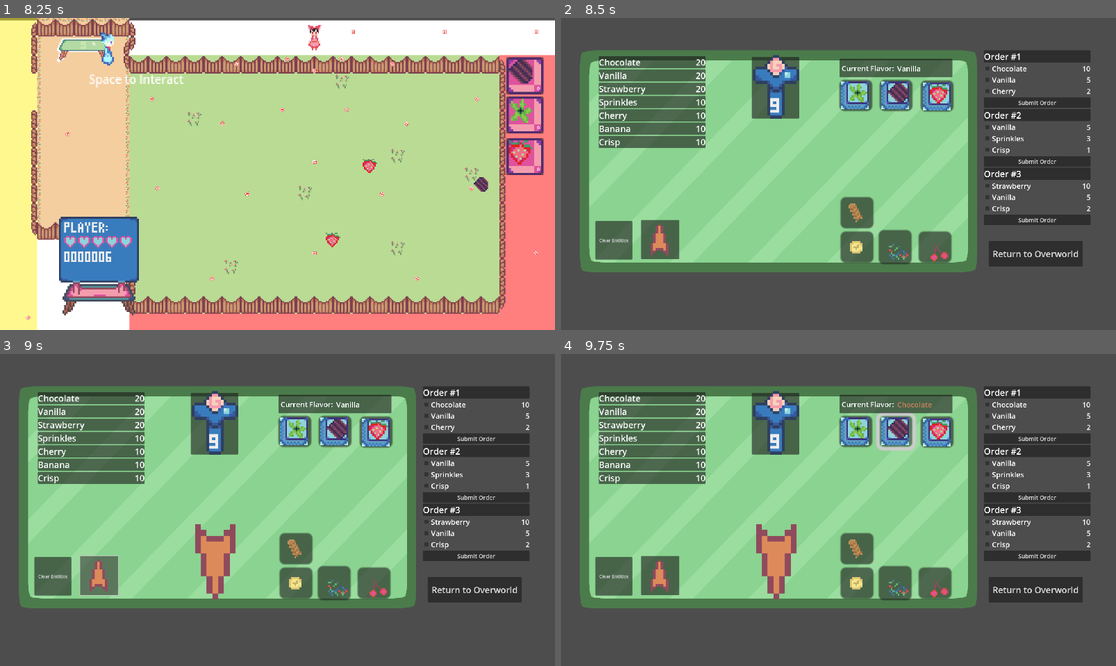
Above: before the commit, frames 1-4 (two rows, left to right).
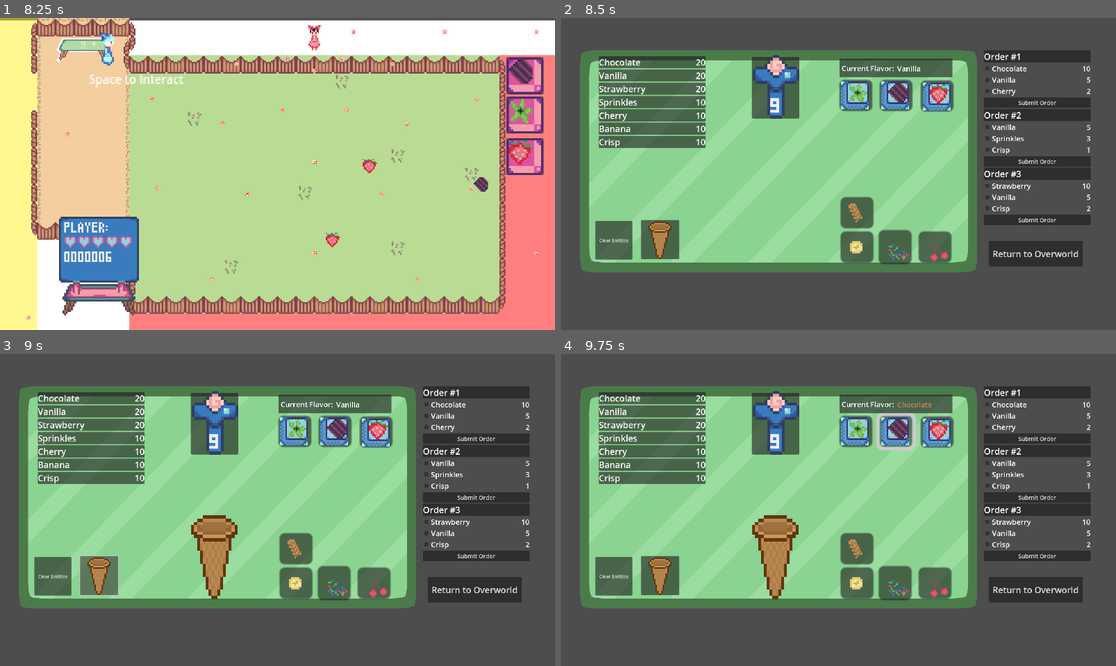
Above: after the commit, the same moments.

Repository: 2192375d/Touhou-Game-Jam-16-Cirno-s-Swirlaria
Game: Godot game, scene res://scenes/game_titlepage.tscn
The game is run twice, just before and just after one commit, with the same random seed, the same clock (stepped at 60 frames per second) and the same inputs.
Inputs (mouse positions are in pixels of both pictures, inside the frame that each line leads up to):
- Up to frame 1 (8.25 s): click "Start Game" at 0.5 s; tap Enter (ui_accept) at 1.25, 1.52, 2.27, 3.77, 4.52, 5.27, 6.77, 7.52 s; move the mouse to (399, 158) at 1.27 s; press the mouse at (399, 158) at 1.28 s; hold Right (ui_right) 1.28-2.03 s; move the mouse to (166, 189) at 2.02 s; release the mouse at (166, 189) at 2.03 s; hold Down (ui_down) 2.03-2.78 s; click (166, 189) at 2.1 s; move the mouse to (333, 105) at 2.77 s; press the mouse at (333, 105) at 2.78 s; hold Right (ui_right) 2.78-3.53 s; move the mouse to (249, 236) at 3.52 s; release the mouse at (249, 236) at 3.53 s; hold Up (ui_up) 3.53-4.28 s; click (249, 236) at 3.6 s; move the mouse to (444, 220) at 4.27 s; press the mouse at (444, 220) at 4.28 s; hold Left (ui_left) 4.28-5.78 s; move the mouse to (111, 127) at 5.02 s; release the mouse at (111, 127) at 5.03 s; click (111, 127) at 5.1 s; move the mouse to (305, 174) at 5.77 s; press the mouse at (305, 174) at 5.78 s; hold Down (ui_down) 5.78-6.53 s; move the mouse to (194, 96) at 6.52 s; release the mouse at (194, 96) at 6.53 s; hold Right (ui_right) 6.53-7.28 s; click (194, 96) at 6.6 s; move the mouse to (399, 158) at 7.27 s; press the mouse at (399, 158) at 7.28 s; hold Up (ui_up) 7.28-8.03 s; move the mouse to (166, 189) at 8.02 s; release the mouse at (166, 189) at 8.03 s; hold Right (ui_right) from 8.03 s (still down); click (166, 189) at 8.1 s
- Up to frame 2 (8.5 s): keep holding Right (ui_right); tap Enter (ui_accept) at 8.27 s
- Up to frame 3 (9 s): release Right (ui_right) at 8.75 s; click (99, 575) at 8.75 s
- Up to frame 4 (9.75 s): click (894, 432) at 9.5 s

Frame 1 is identical in both runs. In frame 2, 0.3% of the frame differs, in the area x 15-20%, y 65-78%; in frame 3, 1.8%, in the area x 15-43%, y 51-79%; in frame 4, 1.8%.

Commit message:
fix: fixing sprites for ream and cone

Diff:
--- a/scenes/game_tablemenu.tscn
+++ b/scenes/game_tablemenu.tscn
@@ -6,6 +6,8 @@
 [ext_resource type="Script" uid="uid://0nom2r2weapd" path="res://scripts/cream_raw.gd" id="3_a75m5"]
 [ext_resource type="Texture2D" uid="uid://32n2a0ujd5hy" path="res://assets/tablebg.png" id="3_xfssl"]
 [ext_resource type="Script" uid="uid://bm0saqtui60nh" path="res://scripts/orderpanel.gd" id="5_hf3yf"]
+[ext_resource type="Texture2D" uid="uid://dgnhenm28ax5t" path="res://assets/cone.png" id="5_khkxo"]
+[ext_resource type="Texture2D" uid="uid://d3x16qicq0heq" path="res://assets/poof.png" id="7_imbru"]
 
 [sub_resource type="TileSetAtlasSource" id="TileSetAtlasSource_kreb0"]
 texture = ExtResource("2_twdh5")
@@ -759,12 +761,10 @@
 offset_right = 409.0
 offset_bottom = 835.0
 
-[node name="TileMapLayer" type="TileMapLayer" parent="ConeDispenser"]
-position = Vector2(-3.789795, -4.691345)
-rotation = -3.1415925
-scale = Vector2(9, 8.532)
-tile_map_data = PackedByteArray(0, 0, 255, 255, 255, 255, 1, 0, 30, 0, 27, 0, 0, 0)
-tile_set = SubResource("TileSet_twdh5")
+[node name="Sprite2D" type="Sprite2D" parent="ConeDispenser"]
+position = Vector2(65, 60)
+scale = Vector2(5, 5)
+texture = ExtResource("5_khkxo")
 
 [node name="Chocolate" type="Button" parent="."]
 offset_left = 1102.0
@@ -843,20 +843,25 @@
 
 [node name="ConeSprite" type="Sprite2D" parent="."]
 visible = false
-position = Vector2(642, 573)
-
-[node name="StaticBody2D" type="StaticBody2D" parent="ConeSprite"]
-collision_layer = 3
-collision_mask = 3
-
-[node name="CollisionPolygon2D" type="CollisionPolygon2D" parent="ConeSprite/StaticBody2D"]
-polygon = PackedVector2Array(17, 16, 2, -76, 1, -139, 6, -173, 8, -59, 20, -7, 39, 15, 41, 37, 61, 34, 64, 53, 131, 54, 134, 36, 154, 36, 156, 16, 174, -4, 188, -70, 185, -170, 191, -144, 197, -82, 178, 16, 100, 277)
+position = Vector2(741.50006, 681.75)
+scale = Vector2(10, 11.140623)
+texture = ExtResource("5_khkxo")
 
 [node name="TileMapLayer" type="TileMapLayer" parent="ConeSprite"]
+visible = false
 position = Vector2(-67.00049, -4.000122)
 scale = Vector2(20, 20)
 tile_map_data = PackedByteArray(0, 0, 0, 0, 0, 0, 1, 0, 30, 0, 27, 0, 0, 0)
 tile_set = SubResource("TileSet_twdh5")
+
+[node name="StaticBody2D" type="StaticBody2D" parent="ConeSprite"]
+position = Vector2(-9.950005, -9.761574)
+scale = Vector2(0.1, 0.089761585)
+collision_layer = 3
+collision_mask = 3
+
+[node name="CollisionPolygon2D" type="CollisionPolygon2D" parent="ConeSprite/StaticBody2D"]
+polygon = PackedVector2Array(17, 16, 2, -76, 1, -139, 6, -173, 8, -59, 20, -7, 39, 15, 41, 37, 61, 34, 64, 53, 131, 54, 134, 36, 154, 36, 156, 16, 174, -4, 188, -70, 185, -170, 191, -144, 197, -82, 178, 16, 100, 277)
 
 [node name="CreamRaw" type="RigidBody2D" parent="."]
 visible = false
@@ -873,6 +878,11 @@
 [node name="CollisionPolygon2D" type="CollisionPolygon2D" parent="CreamRaw"]
 scale = Vector2(101.49304, 100.69441)
 polygon = PackedVector2Array(0, 0, -0.11392403, 0.18666649, 0, 0.36000013, 0.11392403, 0.17333317)
+
+[node name="Sprite2D" type="Sprite2D" parent="CreamRaw"]
+position = Vector2(0, 22)
+rotation = 1.5707964
+texture = ExtResource("7_imbru")
 
 [node name="CherryRaw" type="RigidBody2D" parent="."]
 visible = false
--- a/scripts/game_tablemenu.gd
+++ b/scripts/game_tablemenu.gd
@@ -222,7 +222,7 @@
 			targetcolor = Color(1.0, 1.0, 1.0, 1.0)
 		"Strawberry":
 			targetcolor = Color(0.977, 0.63, 0.761, 1.0)
-	creamraw.get_node("Polygon2D").color = targetcolor
+	creamraw.get_node("Sprite2D").modulate = targetcolor
 	flavortext.add_theme_color_override("default_color", targetcolor)
 	currentFlavor = flavor
 	flavortext.text = flavor
Binary file added: assets/cone.png
Not shown, added: assets/cone.png.import
Binary file added: assets/poof.png
Not shown, added: assets/poof.png.import
Not shown: 1 places in scenes/game_tablemenu.tscn that only renumber resources
